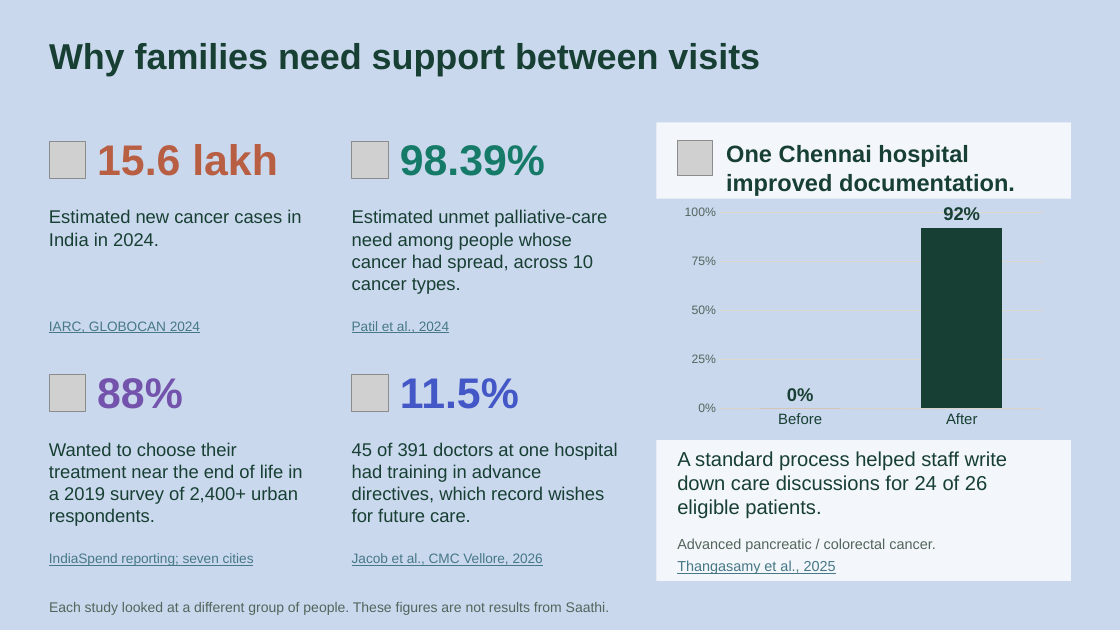
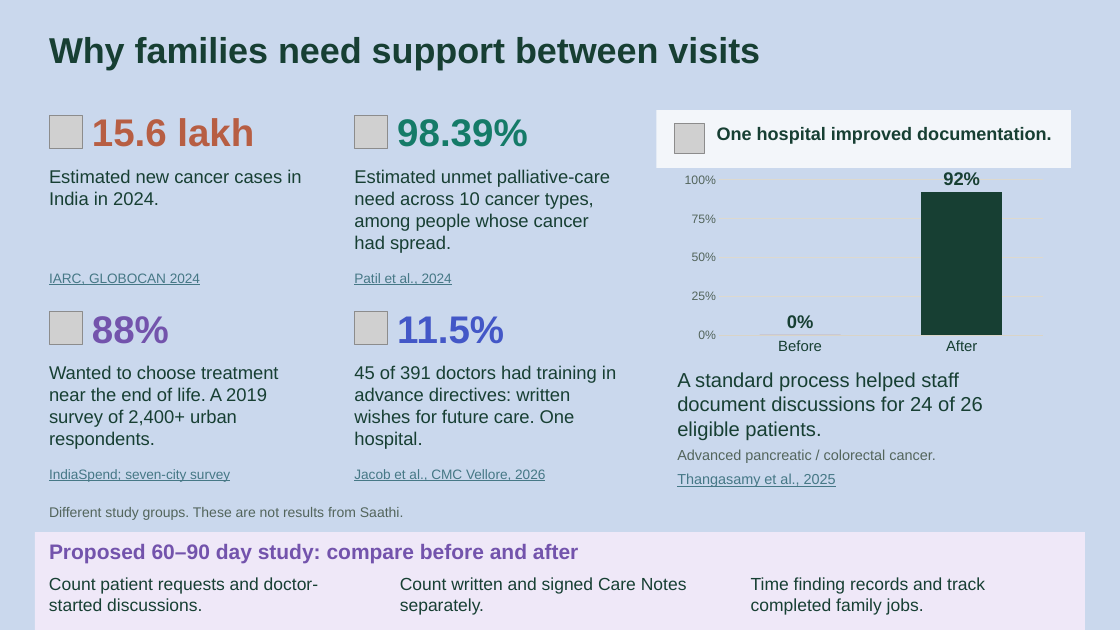
Before and after one commit to basithladdu/healthathon, a slide deck: slide 3 of submission/Saathi_Healthathon_Final.pptx. Drawn at 1120x630 pixels with LibreOffice and Linux fonts; fonts in the diff are those of the drawing; grey boxes stand for pictures. Boxes give left, top, right and bottom in pixels: in the first picture for what was removed or moved away, otherwise in the second. Text is boxed around its words. In the diff, an @@ line names an element or a change of style, - is before the commit and + after.

Commit message:
Restore daily family support and live care map in pitch deck

```diff
--- a/submission/Saathi_Healthathon_Final.pptx
+++ b/submission/Saathi_Healthathon_Final.pptx
@@ text "Why families need support between ...": place and size @@
-text "Why families need support between ..." at [49, 43, 760, 76]
+text "Why families need support between ..." at [49, 37, 760, 70]
@@ picture: place and size @@
-picture at [49, 142, 86, 179]
+picture at [49, 116, 82, 150]
@@ text "15.6 lakh": place and size @@
-text "15.6 lakh" at [97, 144, 278, 176]
+text "15.6 lakh" at [92, 118, 254, 147]
@@ picture: place and size @@
-picture at [352, 142, 389, 179]
+picture at [355, 116, 388, 150]
@@ text "98.39%": place and size @@
-text "98.39%" at [400, 145, 545, 176]
+text "98.39%" at [397, 119, 527, 147]
@@ rectangle: place and size @@
-rectangle at [656, 123, 1071, 199]
+rectangle at [656, 110, 1071, 168]
@@ picture: place and size @@
-picture at [677, 141, 712, 176]
+picture at [675, 124, 704, 153]
@@ text at [717, 127, 1051, 144]: text changed; size 20.2 to 15.5 pt @@
-One Chennai hospital improved documentation.
+One hospital improved documentation.
@@ text "Estimated new cancer cases in ...": place and size @@
-text "Estimated new cancer cases in ..." at [49, 209, 301, 246]
+text "Estimated new cancer cases in ..." at [49, 169, 301, 205]
@@ text at [354, 169, 610, 253]: text changed @@
-Estimated unmet palliative-care need among people whose cancer had spread, across 10 cancer types.
+Estimated unmet palliative-care need across 10 cancer types, among people whose cancer had spread.
@@ column chart: place and size @@
-column chart at [677, 201, 1050, 434]
+column chart at [677, 169, 1050, 359]
@@ text "IARC, GLOBOCAN 2024": place and size @@
-text "IARC, GLOBOCAN 2024" at [49, 321, 200, 333]
+text "IARC, GLOBOCAN 2024" at [49, 273, 200, 285]
@@ text "Patil et al., 2024": place and size @@
-text "Patil et al., 2024" at [352, 321, 449, 333]
+text "Patil et al., 2024" at [354, 273, 452, 285]
@@ picture: place and size @@
-picture at [49, 375, 86, 412]
+picture at [49, 312, 82, 345]
@@ size 36.8 to 33 pt in 4 elements at [397, 119, 527, 147], [92, 118, 254, 147], [397, 316, 504, 344], [92, 316, 169, 344] @@
@@ text "88%": place and size @@
-text "88%" at [97, 378, 183, 409]
+text "88%" at [92, 316, 169, 344]
@@ picture: place and size @@
-picture at [352, 375, 389, 412]
+picture at [355, 312, 388, 345]
@@ text "11.5%": place and size @@
-text "11.5%" at [400, 378, 519, 409]
+text "11.5%" at [397, 316, 504, 344]
@@ text at [49, 365, 278, 449]: text changed @@
-Wanted to choose their treatment near the end of life in a 2019 survey of 2,400+ urban respondents.
+Wanted to choose treatment near the end of life. A 2019 survey of 2,400+ urban respondents.
@@ text at [354, 365, 616, 449]: text changed @@
-45 of 391 doctors at one hospital had training in advance directives, which record wishes for future care.
+45 of 391 doctors had training in advance directives: written wishes for future care. One hospital.
@@ text at [677, 372, 982, 440]: text changed @@
-A standard process helped staff write down care discussions for 24 of 26 eligible patients.
+A standard process helped staff document discussions for 24 of 26 eligible patients.
@@ rectangle removed at [656, 440, 1071, 581] @@
@@ text "Advanced pancreatic / colorectal cancer.": place and size @@
-text "Advanced pancreatic / colorectal cancer." at [677, 538, 935, 552]
+text "Advanced pancreatic / colorectal cancer." at [677, 449, 935, 463]
@@ text at [49, 469, 230, 482]: text changed @@
-IndiaSpend reporting; seven cities
+IndiaSpend; seven-city survey
@@ text "Jacob et al., CMC Vellore, ...": place and size @@
-text "Jacob et al., CMC Vellore, ..." at [352, 553, 543, 566]
+text "Jacob et al., CMC Vellore, ..." at [354, 469, 545, 481]
@@ text "Thangasamy et al., 2025": place and size @@
-text "Thangasamy et al., 2025" at [677, 560, 836, 574]
+text "Thangasamy et al., 2025" at [677, 473, 836, 487]
@@ text at [49, 507, 404, 520]: text changed @@
-Each study looked at a different group of people. These figures are not results from Saathi.
+Different study groups. These are not results from Saathi.
@@ rectangle added at [35, 532, 1086, 630], fill #EFE8F8 @@
@@ text added at [49, 544, 578, 564], 18 pt, text #7353AC, bold @@
+Proposed 60–90 day study: compare before and after
@@ text added at [49, 577, 318, 611], 15 pt, text #173F33 @@
+Count patient requests and doctor-started discussions.
@@ text added at [400, 577, 687, 615], 15 pt, text #173F33 @@
+Count written and signed Care Notes separately.
@@ text added at [751, 577, 985, 615], 15 pt, text #173F33 @@
+Time finding records and track completed family jobs.
```
Also in this commit, not shown: 2 slides added, 2 slides removed, 14 other files.
